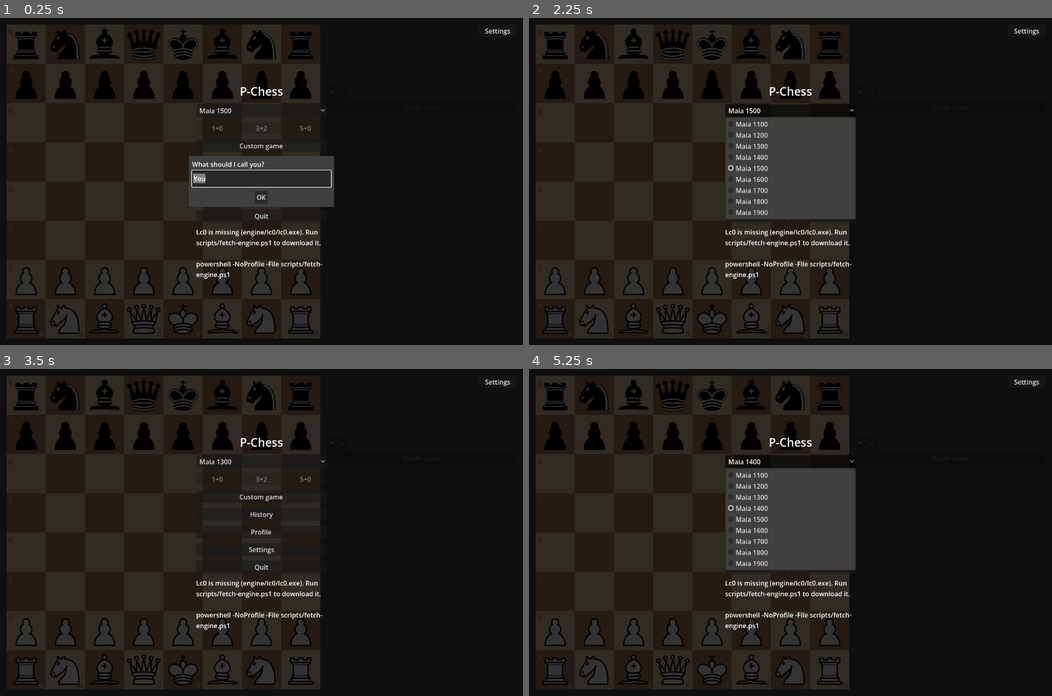
Above: before the commit, frames 1-4 (two rows, left to right).
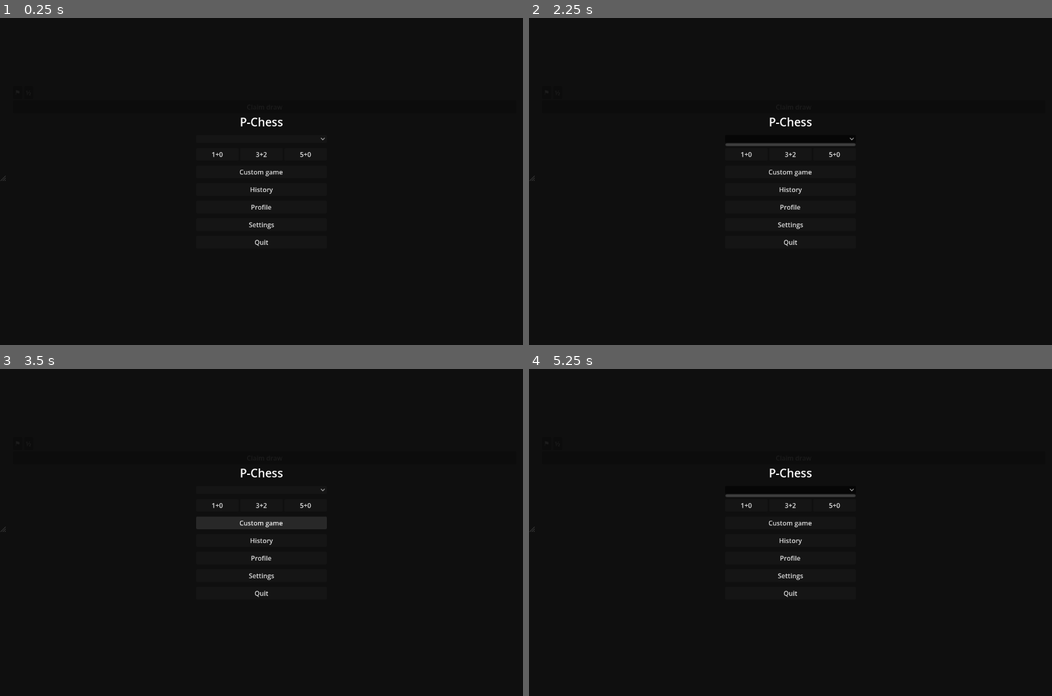
Above: after the commit, the same moments.

Repository: Laginho/P-Chess
Game: Godot game, scene res://ui/main.tscn
Same seed, same stepped clock (60 frames per second), same inputs: the game is played once before the commit and once after it.
Inputs (mouse positions are in pixels of both pictures, inside the frame that each line leads up to; where the layout moved, square brackets give the same spot in the first picture):
- Up to frame 1 (0.25 s): no input
- Up to frame 2 (2.25 s): click (790, 155) at 0.5 s, where only the run after the commit has a clickable "3+2"; click (790, 197) at 1.25 s, where only the run before the commit has a clickable "OK"; click (790, 138) [790, 109] at 2 s
- Up to frame 3 (3.5 s): click "Custom game" at 2.75 s
- Up to frame 4 (5.25 s): click (790, 489) [790, 460] at 3.5 s; click (748, 506) at 4.25 s, where only the run after the commit has a clickable "1+0"; click (790, 489) [790, 460] at 5 s

The runs differ from the first frame. In frame 1, 28% of the frame differs, in the area x 0-98%, y 2-98%; in frame 2, 31%; in frame 3, 25%; in frame 4, 31%.
Error after the commit: Parse Error: Cannot infer the type of "analysis_path" variable because the value doesn't have a set type. (res://ui/history_screen.gd:175)

Commit message:
fix: keep analysis beside history (CLEAN-011)
Use the history root for cache writes, reads, and deletion.

Diff:
--- a/core/analysis_queue.gd
+++ b/core/analysis_queue.gd
@@ -195,7 +195,7 @@
 		analyser.progress.connect(func(done, total): progress.emit(done, total))
 		analyser.position_ready.connect(func(index, position): position_ready.emit(index, position))
 		analyser.finished.connect(_done)
-		var output := "user://analysis".path_join(path.get_file() + ".json")
+		var output := path.get_base_dir().get_base_dir().path_join("analysis").path_join(path.get_file() + ".json")
 		if not analyser.analyse(positions, output, maximum, game.result == "1/2-1/2"):
 			_cleanup()
 			return false
--- a/core/history.gd
+++ b/core/history.gd
@@ -128,7 +128,7 @@
 		counts[flag] = maxi(0, counts[flag] - 1)
 	var target: String = headers.get("PracticeTarget", "")
 	var practiced: int = practice_counts().get(target, 0)
-	var paths := [path, path.trim_suffix(".pgn") + ".repertoire.json", "user://analysis".path_join(path.get_file() + ".json")]
+	var paths := [path, path.trim_suffix(".pgn") + ".repertoire.json", _root.path_join("analysis").path_join(path.get_file() + ".json")]
 	var moved := []
 	var contents := {}
 	for source in paths:
--- a/ui/history_screen.gd
+++ b/ui/history_screen.gd
@@ -172,7 +172,7 @@
 func _analysis_text(path: String) -> String:
 	if analysis_queue != null and path in analysis_queue.pending():
 		return "Analysing %d%%" % analysis_queue.percent if analysis_queue.current() == path else "Queued"
-	var analysis_path := "user://analysis".path_join(path.get_file() + ".json")
+	var analysis_path := history._root.path_join("analysis").path_join(path.get_file() + ".json")
 	var analysis := Analyser.read_analysis(analysis_path, "Stockfish 19", Tunables.ANALYSIS_NODES)
 	if analysis.state != "analysed":
 		return analysis.state.capitalize()
--- a/ui/main.gd
+++ b/ui/main.gd
@@ -421,7 +421,7 @@
 	review.present(game, clocks, review_settings, history_screen._result_text(saved, colour),
 			setup.book.entries, snapshot.lines, not snapshot.lines.is_empty())
 	history_screen.hide()
-	var analysis_path := "user://analysis".path_join(path.get_file() + ".json")
+	var analysis_path := history._root.path_join("analysis").path_join(path.get_file() + ".json")
 	review.present_history(path, analysis_path, saved.result == "1/2-1/2")
 
 
@@ -596,7 +596,7 @@
 		_history_saved = true
 		var game_path: String = history.save(game, _move_clocks, named_settings, "", maia.target_id, _review_repertoire, _review_repertoire_colour)
 		var name := game_path.get_file() if not game_path.is_empty() else "unsaved-%d.pgn" % Time.get_ticks_usec()
-		review_analysis_path = "user://analysis".path_join(name + ".json")
+		review_analysis_path = history._root.path_join("analysis").path_join(name + ".json")
 	if history.error:
 		result_label.text += "\nHistory: " + history.error
 	review.present(game, _move_clocks, named_settings, result_label.text,
